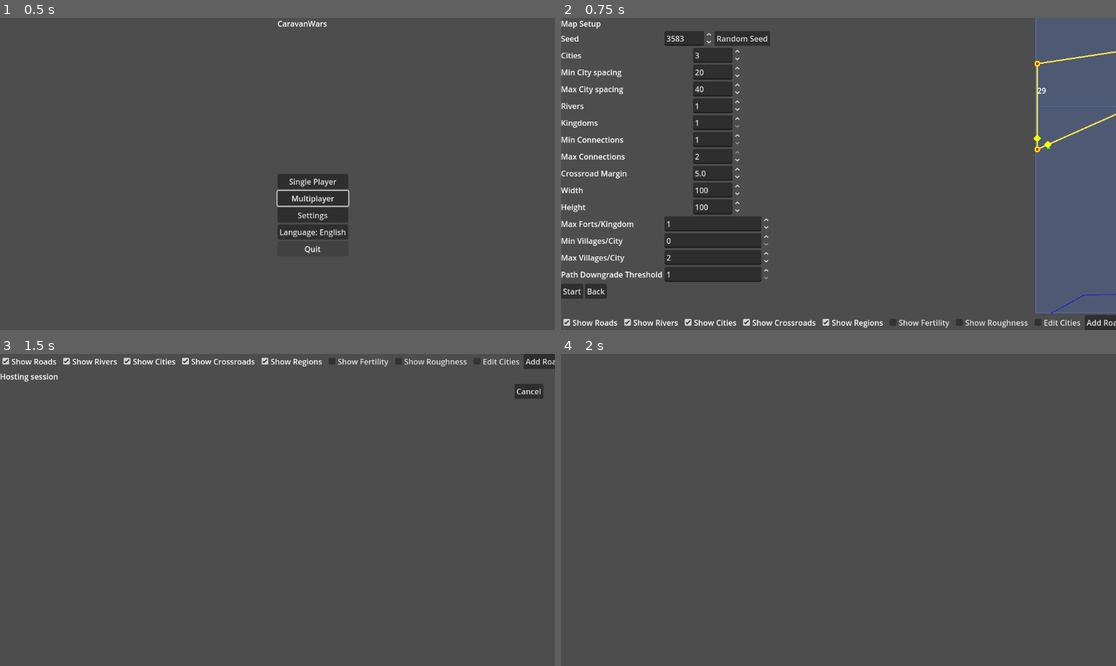
Above: before the commit, frames 1-4 (two rows, left to right).
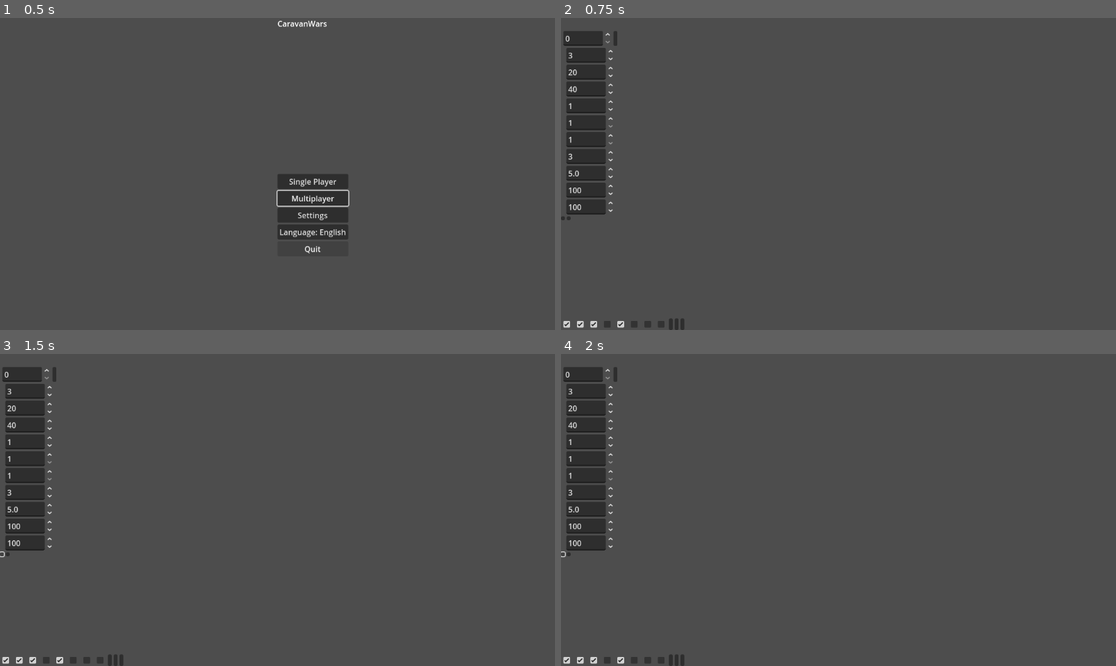
Above: after the commit, the same moments.

Repository: sepa79/CaravanWars
Game: Godot game, scene res://scenes/Main.tscn
The game is run twice, just before and just after one commit, with the same random seed, the same clock (stepped at 60 frames per second) and the same inputs.
Inputs (mouse positions are in pixels of both pictures, inside the frame that each line leads up to; where the layout moved, square brackets give the same spot in the first picture):
- Up to frame 1 (0.5 s): no input
- Up to frame 2 (0.75 s): click "Single Player" at 0.5 s
- Up to frame 3 (1.5 s): click (0, 553) [11, 628] at 1.25 s
- Up to frame 4 (2 s): no input

Frame 1 is identical in both runs. In frame 2, 28% of the frame differs, in the area x 0-100%, y 0-100%; in frame 3, 5.3%; in frame 4, 4.0%.
Error after the commit: Parse Error: Could not preload resource script "res://mapview/RoadNetwork.gd". (res://ui/MapSetupScreen.gd:5)

Commit message:
docs: update village connection comment

Diff:
--- a/game/mapgen/CityPlacer.gd
+++ b/game/mapgen/CityPlacer.gd
@@ -4,6 +4,7 @@
 var rng: RandomNumberGenerator
 var map_width: float = 100.0
 var map_height: float = 100.0
+const BORDER_MARGIN: float = 30.0
 
 func _init(_rng: RandomNumberGenerator) -> void:
     rng = _rng
@@ -31,7 +32,10 @@
     var samples: Array[Vector2] = []
     var active: Array[int] = []
 
-    var initial_point := Vector2(rng.randf() * map_width, rng.randf() * map_height)
+    var initial_point := Vector2(
+        rng.randf_range(BORDER_MARGIN, map_width - BORDER_MARGIN),
+        rng.randf_range(BORDER_MARGIN, map_height - BORDER_MARGIN)
+    )
     samples.append(initial_point)
     var initial_index: int = _grid_index(initial_point, cell_size, grid_width)
     grid[initial_index] = 0
@@ -74,7 +78,7 @@
     samples: Array[Vector2],
     min_distance: float
 ) -> bool:
-    if p.x < 0.0 or p.y < 0.0 or p.x >= map_width or p.y >= map_height:
+    if p.x < BORDER_MARGIN or p.y < BORDER_MARGIN or p.x >= map_width - BORDER_MARGIN or p.y >= map_height - BORDER_MARGIN:
         return false
     var gx: int = int(p.x / cell_size)
     var gy: int = int(p.y / cell_size)
@@ -98,6 +102,8 @@
     var candidates: Array = []
     for y in range(h):
         for x in range(w):
+            if x < BORDER_MARGIN or x > w - BORDER_MARGIN or y < BORDER_MARGIN or y > h - BORDER_MARGIN:
+                continue
             var v: float = field[y][x]
             var is_peak: bool = true
             for dy in range(-1, 2):
--- a/game/mapgen/MapGenerator.gd
+++ b/game/mapgen/MapGenerator.gd
@@ -67,6 +67,36 @@
     rng = RandomNumberGenerator.new()
     rng.seed = params.rng_seed
 
+func _sample_village_clusters(
+    cities: Array[Vector2],
+    min_per_city: int,
+    max_per_city: int,
+    width: float,
+    height: float
+) -> Dictionary:
+    var placer := CityPlacerModule.new(rng)
+    var clusters: Dictionary = {}
+    for i in range(cities.size()):
+        var count: int = rng.randi_range(min_per_city, max_per_city)
+        if count <= 0:
+            continue
+        var cluster: Array[Vector2] = []
+        var attempts: int = 0
+        while cluster.size() < count and attempts < count * 5:
+            var local: Array[Vector2] = placer.place_cities(count, 8.0, 16.0, 60.0, 60.0)
+            for p in local:
+                var offset: Vector2 = p - Vector2(30.0, 30.0)
+                var dist: float = offset.length()
+                if dist >= 8.0 and dist <= 30.0:
+                    var pos: Vector2 = cities[i] + offset
+                    if pos.x >= 0.0 and pos.x <= width and pos.y >= 0.0 and pos.y <= height:
+                        cluster.append(pos)
+                        if cluster.size() >= count:
+                            break
+            attempts += 1
+        clusters[i + 1] = cluster
+    return clusters
+
 func generate() -> Dictionary:
     var map_data: Dictionary = {
         "width": params.width,
@@ -115,7 +145,8 @@
         var node: MapViewNode = nodes.get(nid) as MapViewNode
         if node != null:
             node.attrs["is_capital"] = true
-    road_stage.insert_villages(roads, params.min_villages_per_city, params.max_villages_per_city, 5.0, params.width, params.height, params.village_downgrade_threshold)
+    var village_clusters: Dictionary = _sample_village_clusters(cities, params.min_villages_per_city, params.max_villages_per_city, params.width, params.height)
+    road_stage.insert_villages(roads, village_clusters, params.village_downgrade_threshold)
     road_stage.insert_border_forts(roads, regions, 10.0, params.max_forts_per_kingdom, params.width, params.height)
     map_data["roads"] = roads
 
--- a/game/mapview/RoadNetwork.gd
+++ b/game/mapview/RoadNetwork.gd
@@ -5,7 +5,6 @@
 
 const MapNodeModule = preload("res://mapview/MapNode.gd")
 const EdgeModule = preload("res://mapview/Edge.gd")
-const CityPlacerModule = preload("res://mapgen/CityPlacer.gd")
 const DelaunayModule = preload("res://mapgen/Delaunay.gd")
 
 func _lower_class(cls: String) -> String:
@@ -107,18 +106,6 @@
     roads["next_edge_id"] = res["next_edge_id"]
     _prune_crossroad_duplicates(nodes, edges, crossroad_margin)
 
-func _closest_point_on_polyline(p: Vector2, line: Array[Vector2]) -> Vector2:
-    var best := line[0]
-    var best_dist := p.distance_to(best)
-    for i in range(line.size() - 1):
-        var a: Vector2 = line[i]
-        var b: Vector2 = line[i + 1]
-        var q: Vector2 = Geometry2D.get_closest_point_to_segment(p, a, b)
-        var d: float = p.distance_to(q)
-        if d < best_dist:
-            best_dist = d
-            best = q
-    return best
 
 func _downgrade_village_branches(roads: Dictionary, threshold: int) -> void:
     var nodes: Dictionary = roads.get("nodes", {})
@@ -139,103 +126,63 @@
         elif b_node.type == MapNodeModule.TYPE_VILLAGE and degree.get(b_id, 0) <= threshold:
             e.road_class = "path"
 
-## Samples a global Poisson-disk layer of villages and connects each to
-## the nearest Roman road or town. Low-traffic branches downgrade to paths.
+## Inserts per-city village clusters and links them via MST with extra shortcuts.
 func insert_villages(
     roads: Dictionary,
-    min_per_city: int,
-    max_per_city: int,
-    radius: float = 5.0,
-    width: float = 100.0,
-    height: float = 100.0,
+    clusters: Dictionary,
     downgrade_threshold: int = 1
 ) -> void:
     var nodes: Dictionary = roads.get("nodes", {})
     var edges: Dictionary = roads.get("edges", {})
     var next_node_id: int = roads.get("next_node_id", 1)
     var next_edge_id: int = roads.get("next_edge_id", 1)
-    var placer := CityPlacerModule.new(rng)
-
-    for cid in nodes.keys():
-        var city: MapViewNode = nodes[cid]
-        if city.type != MapNodeModule.TYPE_CITY:
-            continue
-        var count: int = rng.randi_range(min_per_city, max_per_city)
-        if count <= 0:
-            continue
-        var local: Array[Vector2] = placer.place_cities(count, radius, radius * 2.0, radius * 2.0, radius * 2.0)
-        var cluster: Array[int] = []
-        for p in local:
-            var pos: Vector2 = city.pos2d + p - Vector2(radius, radius)
-            pos.x = clamp(pos.x, 0.0, width)
-            pos.y = clamp(pos.y, 0.0, height)
+
+    for cid in clusters.keys():
+        var city: MapViewNode = nodes.get(cid)
+        if city == null or city.type != MapNodeModule.TYPE_CITY:
+            continue
+        var positions: Array[Vector2] = clusters[cid]
+        if positions.is_empty():
+            continue
+        var village_ids: Array[int] = []
+        for pos in positions:
             var vid: int = next_node_id
             next_node_id += 1
-            nodes[vid] = MapNodeModule.new(vid, MapNodeModule.TYPE_VILLAGE, pos, {})
-            cluster.append(vid)
-
-        var connected: Array[int] = []
-        for vid in cluster:
-            var vpos: Vector2 = nodes[vid].pos2d
-            var best_edge: int = -1
-            var best_point: Vector2 = Vector2.ZERO
-            var best_dist: float = INF
-            for eid in edges.keys():
-                var edge: MapViewEdge = edges[eid]
-                if edge.road_class != "roman":
-                    continue
-                var q: Vector2 = _closest_point_on_polyline(vpos, edge.polyline)
-                var d: float = vpos.distance_to(q)
-                if d < best_dist:
-                    best_dist = d
-                    best_edge = eid
-                    best_point = q
-            if best_edge != -1 and best_dist <= radius * 3.0:
-                var edge: MapViewEdge = edges[best_edge]
-                var cross_id: int = next_node_id
-                next_node_id += 1
-                nodes[cross_id] = MapNodeModule.new(cross_id, MapNodeModule.TYPE_CROSSROAD, best_point, {})
-                var start: Vector2 = edge.polyline[0]
-                var end: Vector2 = edge.polyline[edge.polyline.size() - 1]
-                var start_id: int = edge.endpoints[0]
-                var end_id: int = edge.endpoints[1]
-                edges.erase(best_edge)
-                edges[next_edge_id] = EdgeModule.new(next_edge_id, edge.type, [start, best_point], [start_id, cross_id], edge.road_class, edge.attrs)
-                next_edge_id += 1
-                edges[next_edge_id] = EdgeModule.new(next_edge_id, edge.type, [best_point, end], [cross_id, end_id], edge.road_class, edge.attrs)
-                next_edge_id += 1
-                edges[next_edge_id] = EdgeModule.new(next_edge_id, "road", [vpos, best_point], [vid, cross_id], "road", {})
-                next_edge_id += 1
-                connected.append(vid)
-
-        if connected.is_empty() and cluster.size() > 0:
-            var nearest: int = cluster[0]
-            var best: float = INF
-            for vid in cluster:
-                var d: float = nodes[vid].pos2d.distance_to(city.pos2d)
-                if d < best:
-                    best = d
-                    nearest = vid
-            edges[next_edge_id] = EdgeModule.new(next_edge_id, "road", [nodes[nearest].pos2d, city.pos2d], [nearest, cid], "road", {})
+            nodes[vid] = MapNodeModule.new(vid, MapNodeModule.TYPE_VILLAGE, pos, {"city_id": cid})
+            village_ids.append(vid)
+
+        var points: Array[Vector2] = [city.pos2d]
+        for vid in village_ids:
+            points.append(nodes[vid].pos2d)
+        var candidate_edges: Array[Vector2i] = []
+        for i in range(points.size()):
+            for j in range(i + 1, points.size()):
+                candidate_edges.append(Vector2i(i, j))
+        var mst: Array[Vector2i] = _minimum_spanning_tree(points, candidate_edges)
+        var mst_set: Dictionary = {}
+        for e in mst:
+            mst_set[_pair_key(e.x, e.y)] = true
+            var a_id: int = e.x == 0 ? cid : village_ids[e.x - 1]
+            var b_id: int = e.y == 0 ? cid : village_ids[e.y - 1]
+            var cls: String = _lower_class("roman") if e.x == 0 or e.y == 0 else _lower_class(_lower_class("roman"))
+            edges[next_edge_id] = EdgeModule.new(next_edge_id, "road", [nodes[a_id].pos2d, nodes[b_id].pos2d], [a_id, b_id], cls, {})
             next_edge_id += 1
-            connected.append(nearest)
-
-        var processed: Array[int] = connected.duplicate()
-        if processed.is_empty() and cluster.size() > 0:
-            processed.append(cluster[0])
-        for vid in cluster:
-            if processed.has(vid):
-                continue
-            var best_id: int = processed[0]
-            var best_d: float = INF
-            for pid in processed:
-                var d: float = nodes[vid].pos2d.distance_to(nodes[pid].pos2d)
-                if d < best_d:
-                    best_d = d
-                    best_id = pid
-            edges[next_edge_id] = EdgeModule.new(next_edge_id, "path", [nodes[vid].pos2d, nodes[best_id].pos2d], [vid, best_id], "path", {})
+        var extra_edges: Array[Vector2i] = []
+        for e in candidate_edges:
+            if not mst_set.has(_pair_key(e.x, e.y)):
+                extra_edges.append(e)
+        var extra_count: int = int(round(extra_edges.size() * 0.2))
+        for _i in range(extra_count):
+            if extra_edges.is_empty():
+                break
+            var choice: int = rng.randi_range(0, extra_edges.size() - 1)
+            var e: Vector2i = extra_edges[choice]
+            extra_edges.remove_at(choice)
+            var a_id: int = e.x == 0 ? cid : village_ids[e.x - 1]
+            var b_id: int = e.y == 0 ? cid : village_ids[e.y - 1]
+            var cls: String = _lower_class("roman") if e.x == 0 or e.y == 0 else _lower_class(_lower_class("roman"))
+            edges[next_edge_id] = EdgeModule.new(next_edge_id, "road", [nodes[a_id].pos2d, nodes[b_id].pos2d], [a_id, b_id], cls, {})
             next_edge_id += 1
-            processed.append(vid)
 
     var res: Dictionary = _insert_crossroads(nodes, edges, next_node_id, next_edge_id)
     roads["next_node_id"] = res["next_node_id"]
Not shown, changed: CHANGELOG.md
Not shown, changed: RULES_ALWAYS_READ.md
